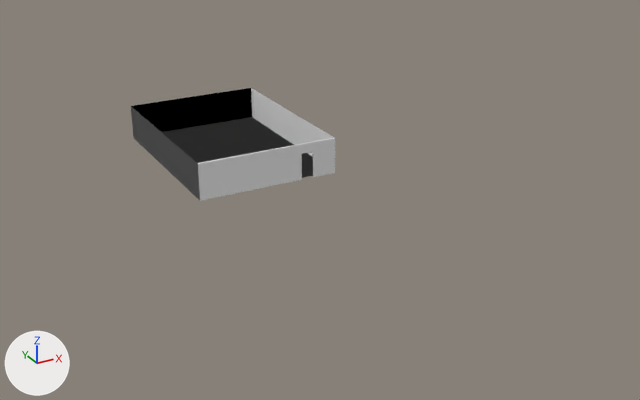
An edit to the OBJ model Assets/Art assets/models/enviroment model.obj, drawn before and after from the same camera.
One viewpoint serves both versions: a camera (50 mm lens) standing at (-91.9, -220.9, 89.7) and looking at (14.6, -27.2, -7.1). Lighting does not change. The marker at lower left points along +X, +Y and +Z. Where no turn or scale is listed for an object, it has been applied to the vertices.

The first picture shows 'enviroment model'.
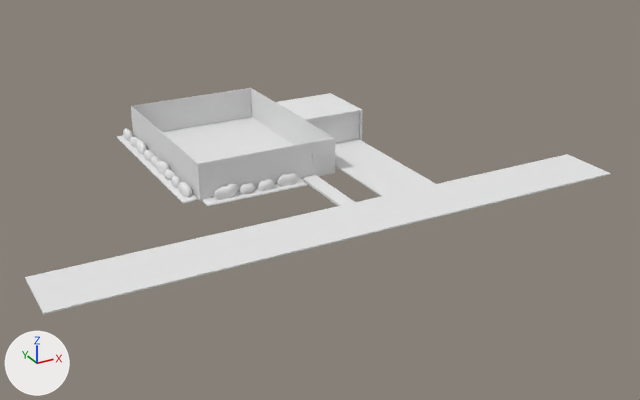
The edits, one by one:
me_enviroment_model is used by ob_enviroment_model.
me_enviroment_model had 78 vertices, 52 faces and spanned x -19.6..19.6, y -26.7..26.7, z -0.3..9.8.
me_enviroment_model now has 2184 vertices, 2011 faces and spans x -67.2..82.8, y -64.9..29.7, z -0.6..9.8.
me_enviroment_model part 1: a new loose piece, a box spanning x -67.16..82.79, y -64.95..-48.46, z 0.44..0.76, in mat_initialshadinggroup (white #e7e7e7).
me_enviroment_model part 2: a new loose piece, a box spanning x 9.42..13.6, y -49.3..-26.14, z -0.36..0.3, in mat_initialshadinggroup (white #e7e7e7).
me_enviroment_model part 3: a new loose piece, a box spanning x 9.44..12.86, y -26.58..-26.13, z -0.5..6.95, in mat_initialshadinggroup (white #e7e7e7).
me_enviroment_model part 4: 2058 vertices added at x -23.8..13.0, y -30.6..29.7, z -0.6..7.1.
me_enviroment_model part 5: 24 vertices added at x 19.7..38.6, y -48.5..9.5, z -0.1..9.8.
me_enviroment_model part 6: the surface is now shaded smooth.

Location of each change, (x1, y1, x2, y2) in pixels of the pictures (640 x 400 px):
'enviroment model', reshaped (186% wider, 100% taller)
    before: (131, 88, 335, 201)
    after: (25, 88, 611, 315)
part 1 of me_enviroment_model, added
    after: (25, 154, 611, 315)
part 2 of me_enviroment_model, added
    after: (302, 175, 355, 206)
part 3 of me_enviroment_model, added
    after: (302, 152, 313, 177)
part 4 of me_enviroment_model, added
    after: (117, 128, 314, 206)
part 5 of me_enviroment_model, added
    after: (276, 93, 436, 196)
